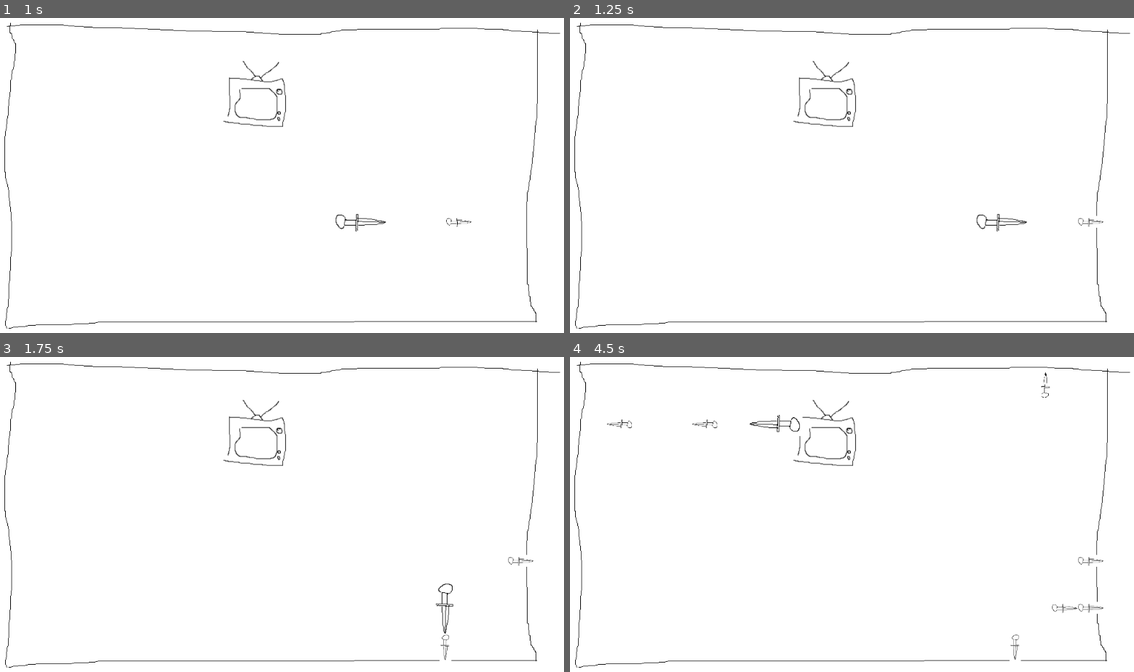
Above: before the commit, frames 1-4 (two rows, left to right).
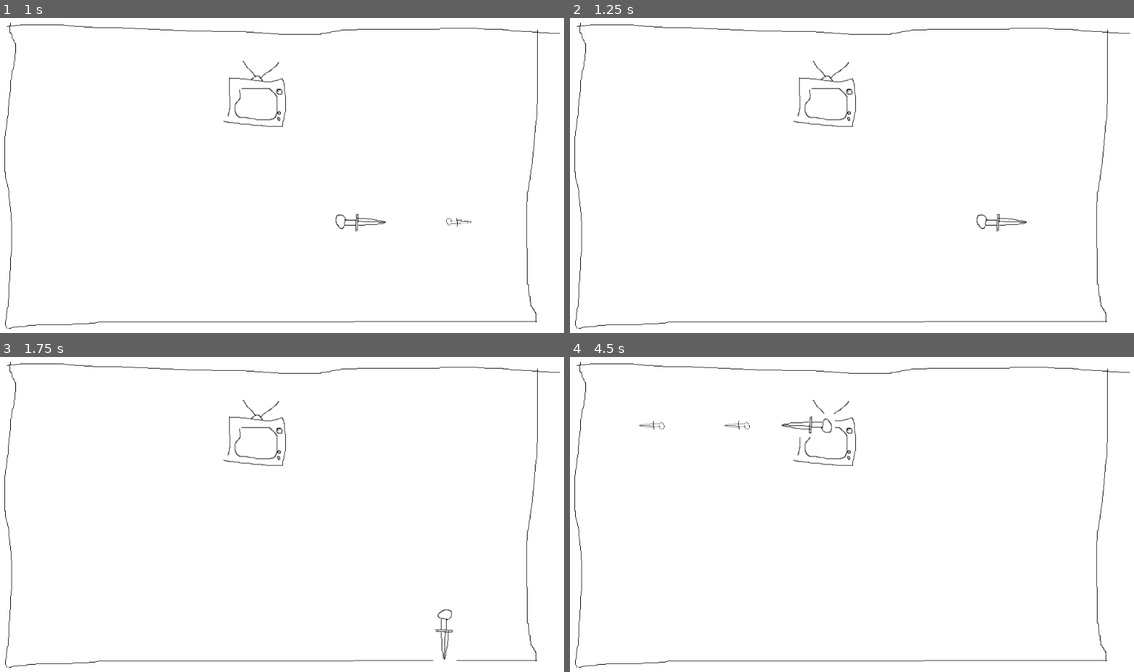
Above: after the commit, the same moments.

Repository: montinevra/repair_anything
Game: Godot game, scene res://scenes/store_back.tscn
Two runs of this game, one before a commit and one after it. Both use one fixed random seed, a clock stepped at 60 frames per second and the inputs below. This scene is started directly instead of the project's main scene.
Inputs:
- Up to frame 1 (1 s): tap Enter at 0.5 s; hold Right (move_right) from 0.53 s (still down); tap Space (shoot) at 0.6 s
- Up to frame 2 (1.25 s): keep holding Right (move_right)
- Up to frame 3 (1.75 s): release Right (move_right) at 1.28 s; hold Down (move_down) from 1.28 s (still down); tap Space (shoot) at 1.35 s
- Up to frame 4 (4.5 s): release Down (move_down) at 2.03 s; hold Right (move_right) 2.03-2.78 s; tap Space (shoot) at 2.1, 2.75, 2.85, 3.6, 4.35 s; hold Up (move_up) 2.78-3.53 s; hold Left (move_left) from 3.53 s (still down)

Frame 1 is identical in both runs. In frame 2, less than 0.1% of the frame differs, in the area x 90-95%, y 62-67%; in frame 3, 0.3%; in frame 4, 0.7%, in the area x 6-95%, y 4-97%.

Commit message:
collision

Diff:
--- a/project.godot
+++ b/project.godot
@@ -22,28 +22,28 @@
 [input]
 
 move_up={
-"deadzone": 0.1,
+"deadzone": 0.2,
 "events": [ Object(InputEventKey,"resource_local_to_scene":false,"resource_name":"","device":0,"alt":false,"shift":false,"control":false,"meta":false,"command":false,"pressed":false,"scancode":16777232,"unicode":0,"echo":false,"script":null)
 , Object(InputEventJoypadButton,"resource_local_to_scene":false,"resource_name":"","device":-1,"button_index":12,"pressure":0.0,"pressed":false,"script":null)
 , Object(InputEventJoypadMotion,"resource_local_to_scene":false,"resource_name":"","device":-1,"axis":1,"axis_value":-1.0,"script":null)
  ]
 }
 move_down={
-"deadzone": 0.1,
+"deadzone": 0.2,
 "events": [ Object(InputEventKey,"resource_local_to_scene":false,"resource_name":"","device":0,"alt":false,"shift":false,"control":false,"meta":false,"command":false,"pressed":false,"scancode":16777234,"unicode":0,"echo":false,"script":null)
 , Object(InputEventJoypadButton,"resource_local_to_scene":false,"resource_name":"","device":-1,"button_index":13,"pressure":0.0,"pressed":false,"script":null)
 , Object(InputEventJoypadMotion,"resource_local_to_scene":false,"resource_name":"","device":-1,"axis":1,"axis_value":1.0,"script":null)
  ]
 }
 move_left={
-"deadzone": 0.1,
+"deadzone": 0.2,
 "events": [ Object(InputEventKey,"resource_local_to_scene":false,"resource_name":"","device":0,"alt":false,"shift":false,"control":false,"meta":false,"command":false,"pressed":false,"scancode":16777231,"unicode":0,"echo":false,"script":null)
 , Object(InputEventJoypadButton,"resource_local_to_scene":false,"resource_name":"","device":-1,"button_index":14,"pressure":0.0,"pressed":false,"script":null)
 , Object(InputEventJoypadMotion,"resource_local_to_scene":false,"resource_name":"","device":-1,"axis":0,"axis_value":-1.0,"script":null)
  ]
 }
 move_right={
-"deadzone": 0.1,
+"deadzone": 0.2,
 "events": [ Object(InputEventKey,"resource_local_to_scene":false,"resource_name":"","device":0,"alt":false,"shift":false,"control":false,"meta":false,"command":false,"pressed":false,"scancode":16777233,"unicode":0,"echo":false,"script":null)
 , Object(InputEventJoypadButton,"resource_local_to_scene":false,"resource_name":"","device":-1,"button_index":15,"pressure":0.0,"pressed":false,"script":null)
 , Object(InputEventJoypadMotion,"resource_local_to_scene":false,"resource_name":"","device":-1,"axis":0,"axis_value":1.0,"script":null)
@@ -57,6 +57,11 @@
  ]
 }
 
+[layer_names]
+
+2d_physics/layer_1="environment"
+2d_physics/layer_2="bullet"
+
 [rendering]
 
 environment/default_environment="res://default_env.tres"
--- a/scenes/bullet.tscn
+++ b/scenes/bullet.tscn
@@ -10,6 +10,7 @@
 visible = false
 position = Vector2( 324.319, 373.012 )
 scale = Vector2( 0.5, 0.5 )
+collision_layer = 2
 script = ExtResource( 2 )
 
 [node name="knife" type="Sprite" parent="."]
--- a/scripts/bullet.gd
+++ b/scripts/bullet.gd
@@ -3,18 +3,12 @@
 const m_speed = 700
 var m_move_vec = Vector2(0, 0)
 var m_movement = Vector2(0, 0)
-# Declare member variables here. Examples:
-# var a = 2
-# var b = "text"
 
-
-# Called when the node enters the scene tree for the first time.
 func _ready():
 	pass # Replace with function body.
 
-
-# Called every frame. 'delta' is the elapsed time since the previous frame.
 func _process(delta):
 	var collision = move_and_collide(m_move_vec * delta * m_speed)
 
-	#if collision:
+	if collision:
+		get_parent().remove_child(self)
--- a/scripts/player.gd
+++ b/scripts/player.gd
@@ -1,12 +1,9 @@
 extends KinematicBody2D
 
-
 const BULLET = preload("res://scenes/bullet.tscn")
-#onready var m_player = get_node("player")
-#onready var m_bullet = get_node("bullet")
+const RELOAD_TIME = 0.1
 var m_speed = 500
-#var m_bullet_speed = 700
-#var m_bullet_movement = Vector2(0, 0)
+var m_reloading = 0.0
 
 func get_velocity():
 	var velocity = Vector2(0, 0)
@@ -23,7 +20,6 @@
 	var move_direction = t_angle - TAU/4
 	var move_vector = Vector2(cos(move_direction), sin(move_direction))
 
-	#bullet.global_position = global_position
 	bullet.m_move_vec = move_vector
 	bullet.position = position + move_vector * 100
 	bullet.rotation = t_angle
@@ -31,20 +27,17 @@
 	bullet.show()
 	return move_vector
 
-
 func _ready():
 	pass # Replace with function body.
 
 
-# Called every frame. 'delta' is the elapsed time since the previous frame.
 func _process(delta):
 	var movement = m_speed * get_velocity()
+
 	if movement.length() > 0:
 		rotation = movement.angle() + TAU/4
-
 	move_and_slide(movement)
-
-	if Input.is_action_just_pressed("shoot"):
+	m_reloading -= delta
+	if Input.is_action_just_pressed("shoot") && m_reloading <= 0:
+		m_reloading = RELOAD_TIME
 		shoot(rotation)
-	#print(m_player.move_and_collide(movement * delta))
-	pass
--- a/scripts/store_back.gd
+++ b/scripts/store_back.gd
@@ -1,49 +1 @@
 extends Node2D
-
-#const BULLET = preload("res://scenes/bullet.tscn")
-#onready var m_player = get_node("player")
-##onready var m_bullet = get_node("bullet")
-#var m_speed = 500
-#var m_bullet_speed = 700
-#var m_bullet_movement = Vector2(0, 0)
-#
-#func get_velocity():
-#	var velocity = Vector2(0, 0)
-#	velocity.x = Input.get_action_strength("move_right") - Input.get_action_strength("move_left")
-#	velocity.y = Input.get_action_strength("move_down") - Input.get_action_strength("move_up")
-#
-#	if abs(velocity.x) == 1 and abs(velocity.y) == 1:
-#		velocity = velocity.normalized()
-#	#print(velocity)
-#	return velocity
-#
-#func shoot(t_angle):
-#	var bullet = BULLET.instance()
-#	var move_direction = t_angle - TAU/4
-#	var move_vector = Vector2(cos(move_direction), sin(move_direction))
-#
-#	#bullet.global_position = global_position
-#	bullet.m_move_vec = move_vector
-#	bullet.position = m_player.position + move_vector * 100
-#	bullet.rotation = t_angle
-#	get_parent().add_child(bullet)
-#	bullet.show()
-#	return move_vector
-#
-#
-#func _ready():
-#	pass # Replace with function body.
-#
-#
-## Called every frame. 'delta' is the elapsed time since the previous frame.
-#func _process(delta):
-#	var movement = m_speed * get_velocity()
-#	if movement.length() > 0:
-#		m_player.rotation = movement.angle() + TAU/4
-#
-#	m_player.move_and_slide(movement)
-#
-#	if Input.is_action_just_pressed("shoot"):
-#		m_bullet_movement = shoot(m_player.rotation) * m_bullet_speed * delta
-#	#print(m_player.move_and_collide(movement * delta))
-#	pass
Binary file changed: graphics/score.png
